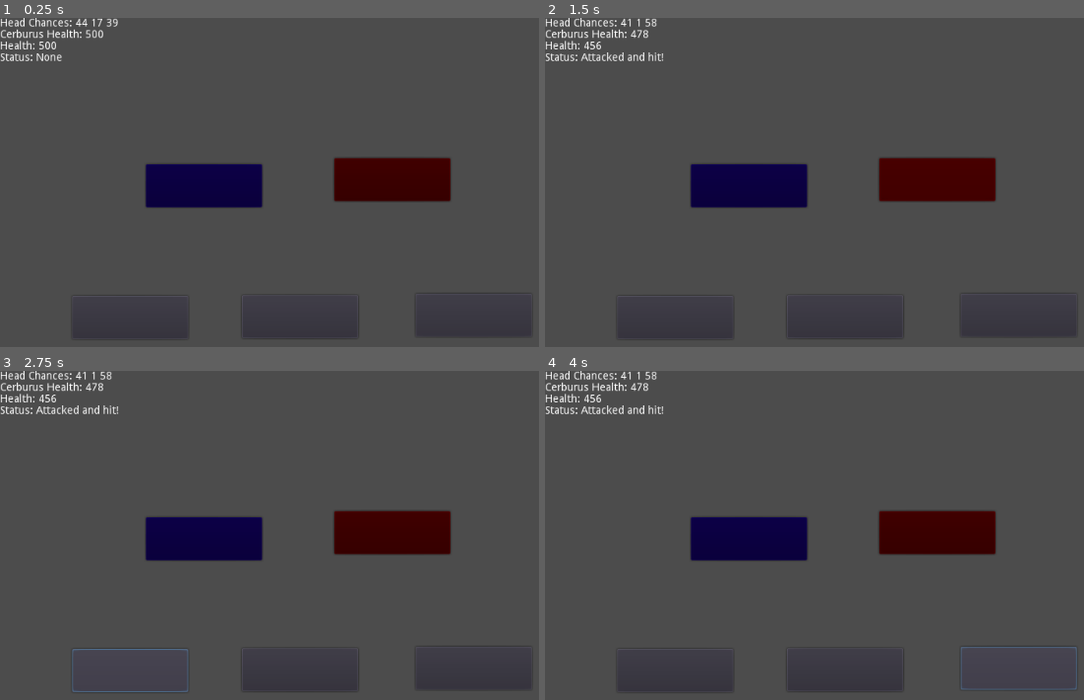
Above: before the commit, frames 1-4 (two rows, left to right).
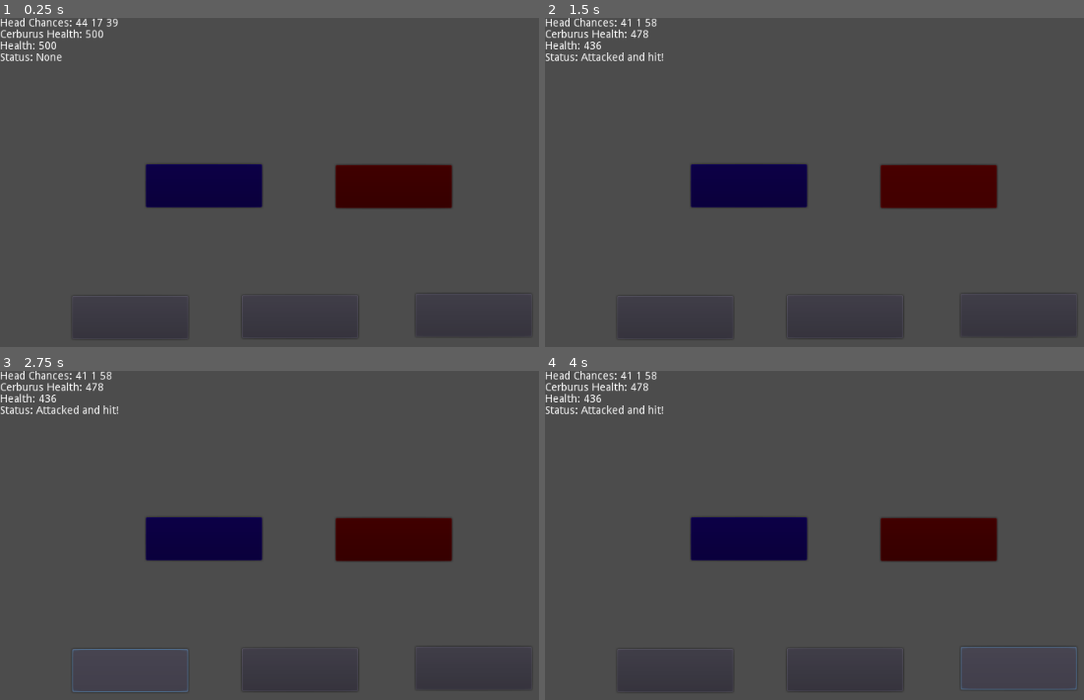
Above: after the commit, the same moments.

Repository: OneTachi/mini-jam-pumpkin
Game: Godot game, scene res://World/World.tscn
The game is run twice, just before and just after one commit, with the same random seed, the same clock (stepped at 60 frames per second) and the same inputs.
Inputs (mouse positions are in pixels of both pictures, inside the frame that each line leads up to; where the layout moved, square brackets give the same spot in the first picture):
- Up to frame 1 (0.25 s): no input
- Up to frame 2 (1.5 s): click (749, 185) at 0.5 s; click (938, 185) [938, 179] at 1.25 s
- Up to frame 3 (2.75 s): click (129, 670) at 2 s
- Up to frame 4 (4 s): click (846, 670) at 2.75 s; click (1019, 667) at 3.5 s

The runs differ from the first frame. In frame 1, 1.1% of the frame differs, in the area x 61-84%, y 42-58%; in frame 2, 1.1%, in the area x 8-84%, y 7-58%; in frame 3, 1.1%; in frame 4, 1.1%.

Commit message:
create do combat func

Diff:
--- a/Cerberus/Cerburus.gd
+++ b/Cerberus/Cerburus.gd
@@ -5,7 +5,7 @@
 
 var stats = {
 	'health': 500,
-	'base_dmg': 20,
+	'base_dmg': 40,
 }
 
 
--- a/Player/player.gd
+++ b/Player/player.gd
@@ -10,16 +10,6 @@
 	'health': 500,
 	'base_dmg': 20
 }
-
-func _ready():
-	self.connect('done_turn', parent_node, 'turn_manager')
-
-func guard(option):
-	if option == null:
-		return
-
-	emit_signal('done_turn', 'guard', option)
-
 
 func input_manager(option, number = head_input):
 	type_of_attack = option
--- a/World/World.gd
+++ b/World/World.gd
@@ -8,6 +8,8 @@
 var cerb_att
 var hasCerbDoneTurn = false
 var text_status
+
+var dir_keys = ['ui_left', 'ui_right', 'ui_up', 'ui_down']
 
 enum {
 	guard,
@@ -33,10 +35,11 @@
 				text_status = 'Missed Guard...'
 
 		'attack':
-			take_damage(cerb, 10, player.stats.base_dmg,1)
+			take_damage(cerb, 20, player.stats.base_dmg,1)
 			take_damage(player, 30, cerb.stats.base_dmg, 1)
 			text_status = "Attacked and hit!"
 	do_cerb_turn(text_status)
+	check_win()
 
 func do_cerb_turn(status):
 	cerb_return = cerb.do_turn()
@@ -48,8 +51,20 @@
 	 '\nCerburus Health: ' + str(cerb.stats.health) + '\nHealth: '
 	+ str(player.stats.health) + '\nStatus: ' + str(status))
 
-func do_player_turn(option, number):
-	turn_manager(option, number)
+func check_win():
+	if cerb.stats.health <= 0:
+		print('You Win!')
+	elif player.stats.health <= 0:
+		print('You lose...')
+
+#TODO
+func do_combat():
+	for i in range(5):
+		var keys = dir_keys.duplicate()
+		keys.shuffle()
+		var direction = keys.pop_front()
+
+
 
 func take_damage(who, iRange, base, multiplier):
 	who.stats.health -= (randi() % iRange + base) * multiplier
--- a/World/World.tscn
+++ b/World/World.tscn
@@ -22,10 +22,10 @@
 
 [node name="Button2" type="Button" parent="Player"]
 modulate = Color( 1, 0, 0, 1 )
-margin_left = 435.0
-margin_top = 183.0
-margin_right = 586.0
-margin_bottom = 239.0
+margin_left = 437.0
+margin_top = 192.0
+margin_right = 588.0
+margin_bottom = 248.0
 __meta__ = {
 "_edit_use_anchors_": false
 }
